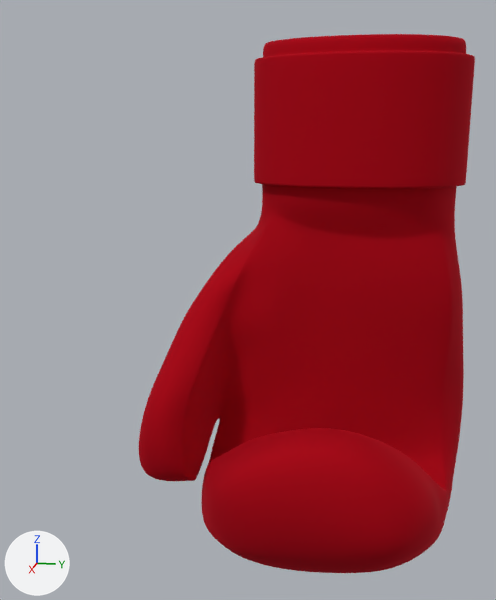
Renders of the glTF model testes/glb/luvaBox1.glb from each side of a commit.
One viewpoint serves both versions: a 50 mm camera at (0.474, 0.051, 0.045) aimed at (0.032, -0.037, -0.065). Every picture has the same lights, and +X, +Y and +Z are marked at lower left.

The first picture shows '10493_Leather_Boxing_Gloves_V1_L3'.
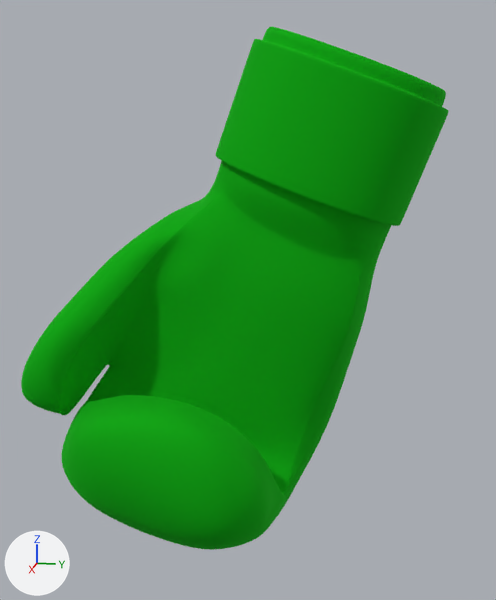
Location of each change, [x1, y1, x2, y2] in pixels of the pictures (496 x 600 px):
'10493_Leather_Boxing_Gloves_V1_L3', recoloured, turned, rescaled (red to green): before [139, 34, 475, 573]; after [21, 27, 449, 550]

The change, as a list of edits to the scene's bpy script:
```text
Change mat_leather_boxing_gloves_v1_diffuse:
    where n0 = _N.new('ShaderNodeBsdfPrincipled'); n0.name = 'Principled BSDF'
    n0.inputs[0].default_value: (0.588, 0.00943, 0.024, 1.0) -> (0.0174, 0.588, 0.0211, 1.0)  # 'Base Color', red #ca192b -> 'Base Color', green #24ca28
Change ob_10493_leather_boxing_gloves_v1_l3:
    ob_10493_leather_boxing_gloves_v1_l3.rotation_euler: (-3.142, 0.0, 1.571) -> (0.0, 2.793, -1.571)  # degrees (-180, 0, 90) -> degrees (0, 160, -90)
    ob_10493_leather_boxing_gloves_v1_l3.scale: (0.015, 0.015, 0.015) -> (0.0144, 0.015, 0.015)
```
